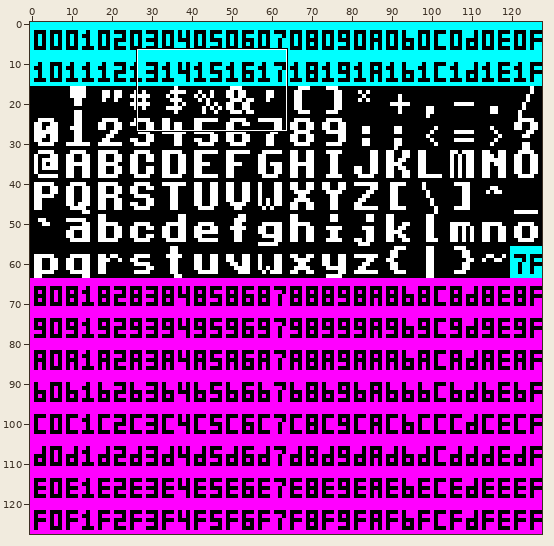
One commit to this pixel-art file: assets/__raw/images/debug_font.aseprite. Above: a wide view before the commit, with the close-up outlined.
Close-up. Before:
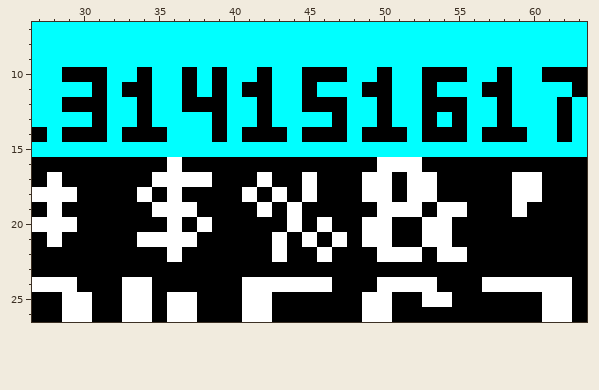
128x128 pixels, 1 frame. Shown: x 27..63, y 7..26. The commit also changed other parts of the picture, which this record leaves out.
The result:
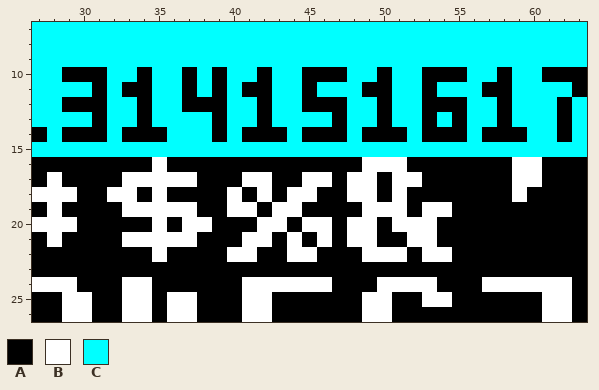
Palette (. is transparent): A #000000  B #ffffff  C #00ffff
Edits made:
Layer "glyphs":
y 16: x 35..36 AB -> BA; x 49 A -> B; x 52 B -> A; x 59..60 AA -> BB
y 17: x 33..34 AA -> BB; x 38 B -> A; x 41 A -> B; x 46 A -> B; x 48 A -> B; x 50..51 BA -> AB; x 53 B -> A
y 18: x 32..36 AABAB -> BBABA; x 40..44 ABABA -> BABAB; x 48 A -> B; x 50..53 BABB -> ABAA; x 60 B -> A
y 19: x 33..34 AA -> BB; x 40..43 AABA -> BBAB; x 49 A -> B; x 52..53 BA -> AB; x 55 B -> A; x 59 B -> A
y 20: x 35..37 ABA -> BAB; x 42..45 AABA -> BBAB; x 48 A -> B; x 50..52 BAA -> ABB; x 54 B -> A
y 21: x 33 A -> B; x 41..48 AABABABA -> BBABABAB; x 50 B -> A; x 52 A -> B; x 54 B -> A
y 22: x 35..36 AB -> BA; x 40..41 AA -> BB; x 43..46 BAAB -> ABBA; x 49 A -> B; x 52..53 BA -> AB; x 55 B -> A
Changed places in both close-ups, as pixel boxes (x1, y1, x2, y2):
changed: (107, 157, 542, 262)
